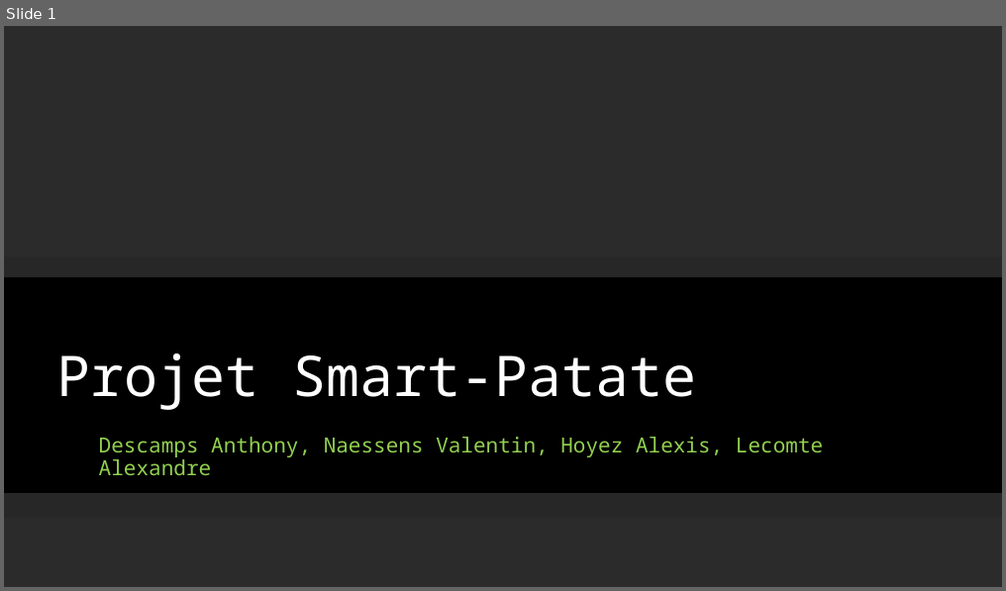
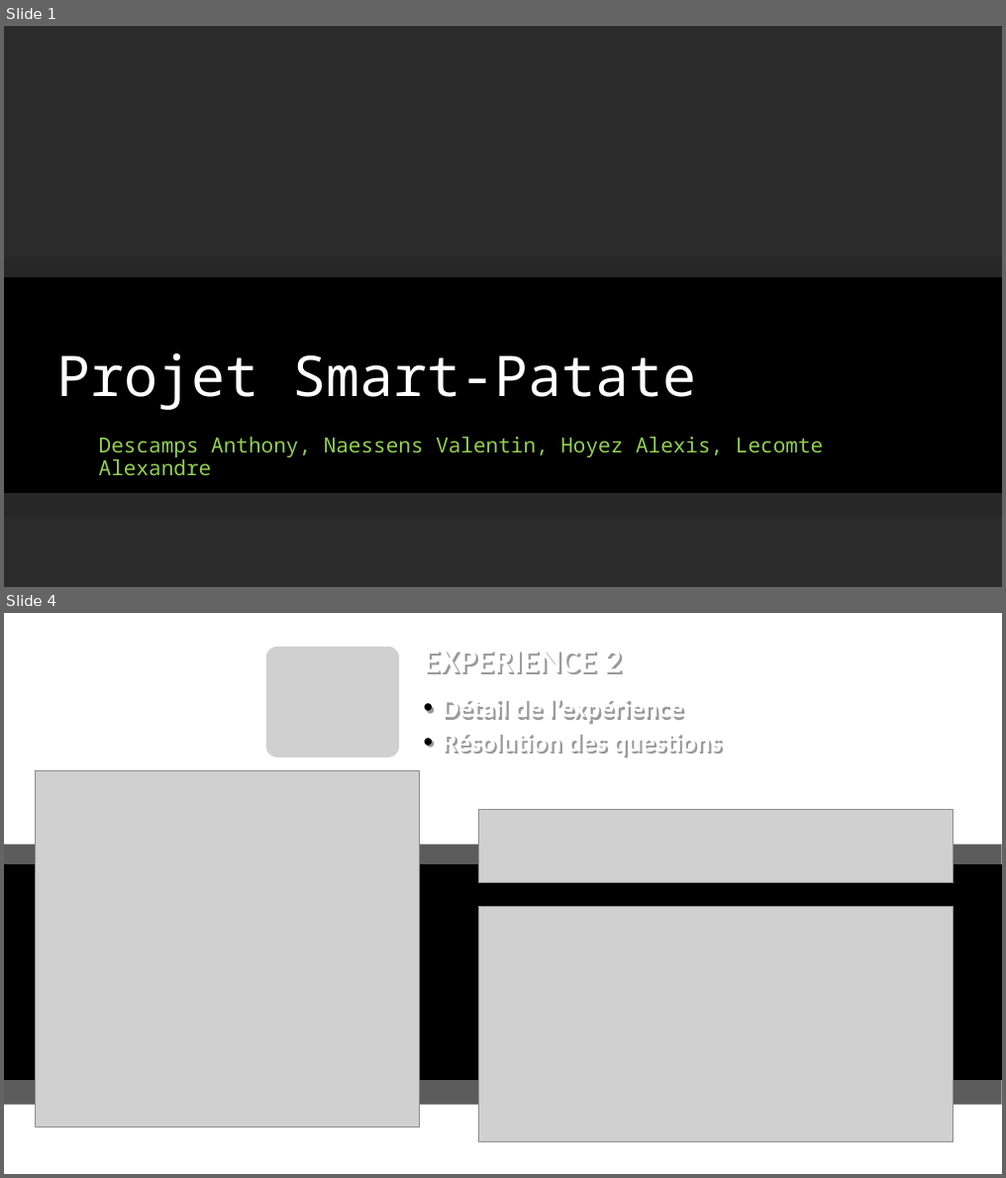
Before and after one commit to AlexandreLec/smart-patate, a slide deck: powerpoint fin.odp. Shown one above the other, each under a label of ours: slide 1 before the commit, slides 1 and 4 after it; the slides between them are not shown. The pictures are 1006x591 and 1006x1178 pixels, drawn with LibreOffice and Linux fonts; fonts in the diff are those of the drawing; grey boxes stand for pictures; background and template pictures are left out; a plain dark background stands for a picture behind light text. Boxes give left, top, right and bottom in pixels: in the first picture for what was removed or moved away, otherwise in the second. Text is boxed around its words. In the diff, an @@ line names an element or a change of style, - is before the commit and + after.

```diff
--- a/powerpoint fin.odp
+++ b/powerpoint fin.odp
@@ slide 4 added at [4,613,1002,1174], background picture (left out); not listed: 2 template elements that a slide beside it also shows @@
@@ free added at [266,633,932,771], 26 pt, text #FFFFFF, bold @@
+EXPERIENCE 2
+  • Détail de l’expérience
+  • Résolution des questions
@@ picture added at [266,647,399,758] @@
@@ picture added at [36,771,419,1128] @@
@@ picture added at [478,810,952,883] @@
@@ picture added at [478,906,952,1143] @@
```
Also in this commit, not shown: 1 slide changed, 2 other slides added, 3 slides removed.
